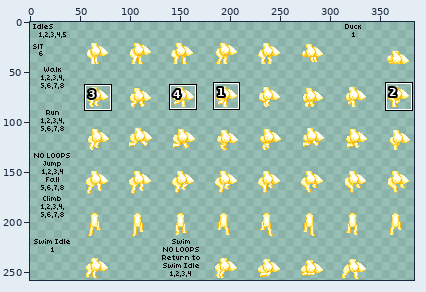
Sprite sheet, stored at humanoid/novakid/femalebody.png. The picture above shows the old version from afar; the outline marks the close-up.
Close-up. Before:
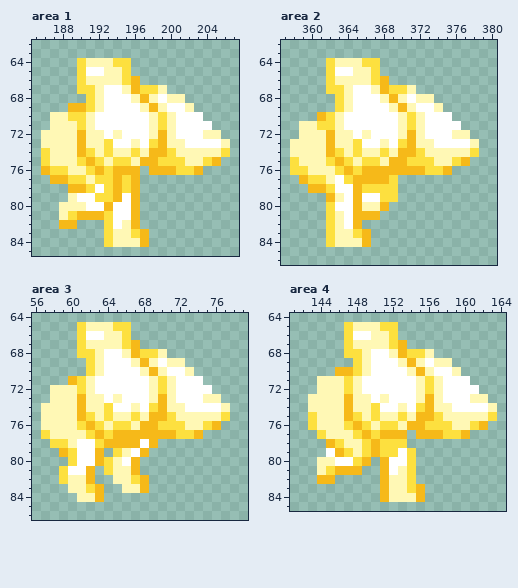
The file is 387x258 pixels. Shown: area 1: x 185..207, y 62..85; area 2: x 357..380, y 62..86; area 3: x 56..79, y 64..86; area 4: x 141..164, y 64..85. The wide view leaves out empty margins. The commit also changed other parts of the picture, which this record leaves out.
New version:
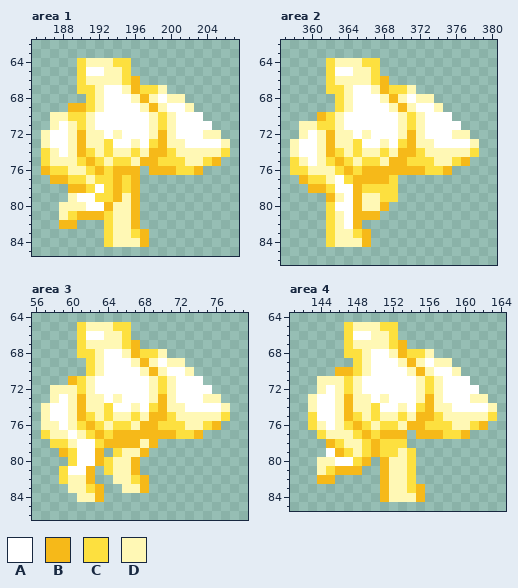
Palette (. is transparent): A #ffffff  B #f6b919  C #fde03f  D #fff8b5
Difference:
Area 1:
Colour A replaces colour D in row 71 at x 188; in rows 72 to 73 at x 187 to 188; in row 74 at x 188.
Colour D replaces colour A in row 79 at x 195; in rows 80 to 81 at x 194 to 195; in row 82 at x 194.
Area 2:
Colour A replaces colour D in row 72 at x 360; in rows 73 to 74 at x 359 to 360; in row 75 at x 360.
Colour D replaces colour A in row 79 at x 366 to 367.
Area 3:
Colour A replaces colour D in row 73 at x 59; in rows 74 to 75 at x 58 to 59; in row 76 at x 59; in row 77 at x 60.
Colour D replaces colour A in row 78 at x 68; in row 79 at x 67; in row 80 at x 66.
Area 4:
Colour A replaces colour D in row 72 at x 145; in rows 73 to 75 at x 144 to 145; in row 76 at x 145.
Colour D replaces colour A in row 79 at x 153; in row 80 at x 152 to 153; in row 81 at x 152.
